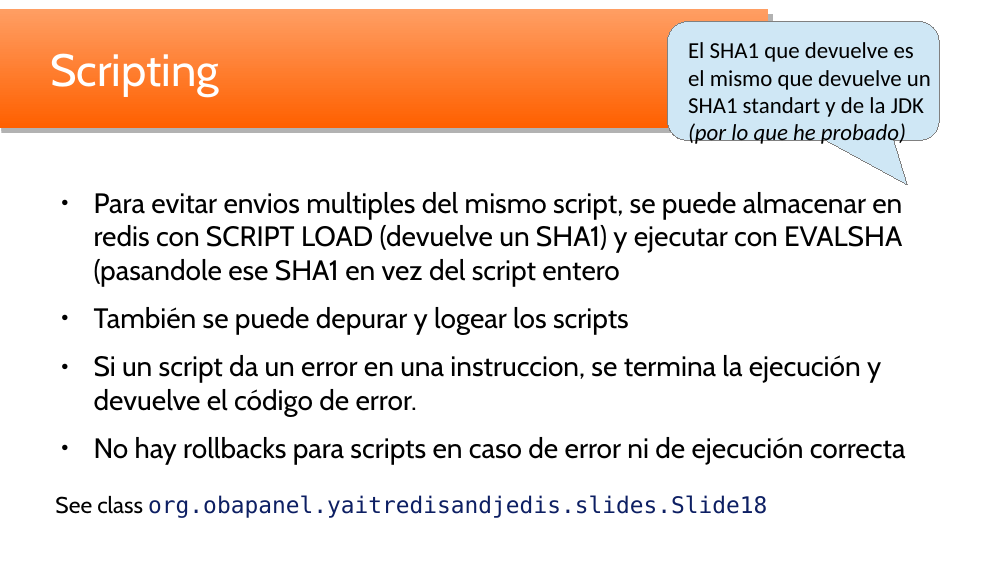
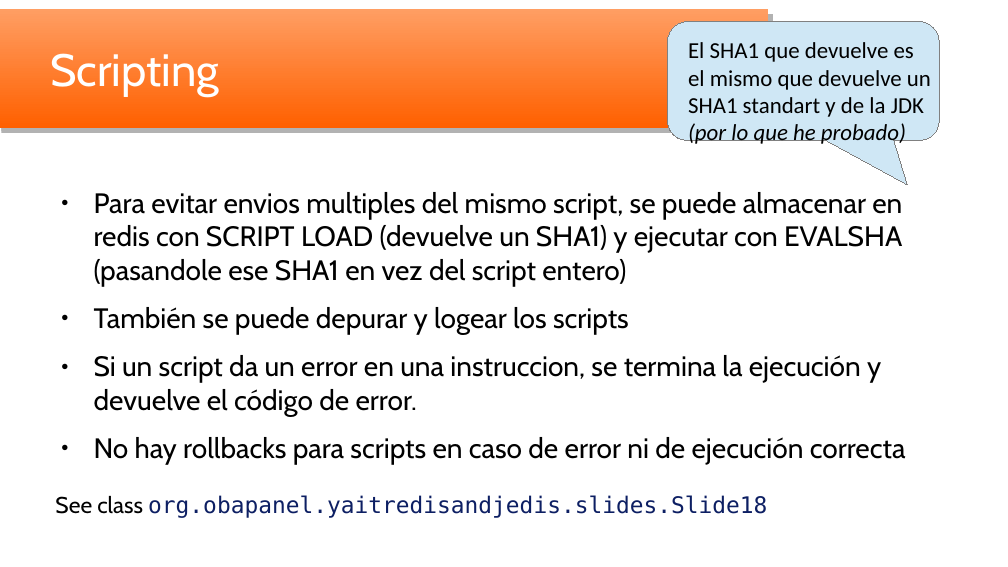
Before and after one commit to oscar-besga-panel/YaitRedisAndJedis, a slide deck: slide 19 of YaitRedisJedis_es.odp. Drawn at 1008x567 pixels with LibreOffice and Linux fonts; fonts in the diff are those of the drawing; background and template pictures are left out. Boxes give left, top, right and bottom in pixels: in the first picture for what was removed or moved away, otherwise in the second. Text is boxed around its words. In the diff, an @@ line names an element or a change of style, - is before the commit and + after.

```diff
--- a/YaitRedisJedis_es.odp
+++ b/YaitRedisJedis_es.odp
@@ text at (94,192,902,286): text changed @@
-● Para evitar envios multiples del mismo script, se puede almacenar en redis con SCRIPT LOAD (devuelve un SHA1) y ejecutar con EVALSHA (pasandole ese SHA1 en vez del script entero
+● Para evitar envios multiples del mismo script, se puede almacenar en redis con SCRIPT LOAD (devuelve un SHA1) y ejecutar con EVALSHA (pasandole ese SHA1 en vez del script entero)
```
Also in this commit, not shown: 3 other slides changed, 6 other files.
